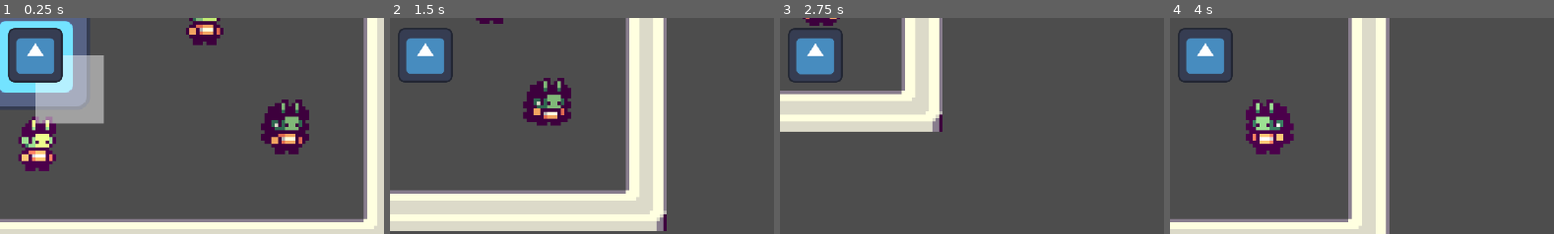
Above: before the commit, frames 1-4 (left to right).
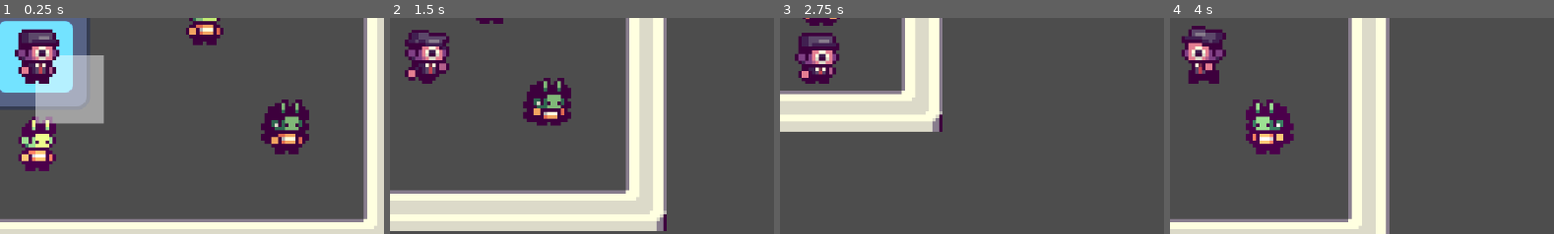
Above: after the commit, the same moments.

Repository: EEGAR1/summer-game-jam
Game: Godot game, scene res://scenes/main.tscn
The game is run twice, just before and just after one commit, with the same random seed, the same clock (stepped at 60 frames per second) and the same inputs. The engine's default icon, where the game draws it, is replaced by a stand-in: a white triangle on a blue panel in a dark square.
Inputs (mouse positions are % of the whole screen's width and height, from its top left):
- Up to frame 1 (0.25 s): no input
- Up to frame 2 (1.5 s): move the mouse to (33, 61) at 0.52 s; press the mouse at (33, 61) at 0.53 s; hold D (move_right) 0.53-1.28 s; move the mouse to (13, 39) at 1.27 s; release the mouse at (13, 39) at 1.28 s; hold S (move_down) from 1.28 s (still down); click (13, 39) at 1.35 s
- Up to frame 3 (2.75 s): move the mouse to (69, 29) at 2.02 s; release S (move_down) at 2.03 s; press the mouse at (69, 29) at 2.03 s; hold D (move_right) from 2.03 s (still down)
- Up to frame 4 (4 s): move the mouse to (3, 4) at 2.77 s; release D (move_right) at 2.78 s; release the mouse at (3, 4) at 2.78 s; hold W (move_up) 2.78-3.53 s; click (3, 4) at 2.85 s; move the mouse to (50, 64) at 3.52 s; press the mouse at (50, 64) at 3.53 s; hold A (move_left) from 3.53 s (still down)
The pictures show only the part of the screen within x 47-97%, y 42-92%; the shares and areas given below are measured in that part.

The runs differ from the first frame. In frame 1, 3.6% of the frame differs, in the area x 2-17%, y 4-31%; in frame 2, 2.9%; in frame 3, 2.9%; in frame 4, 3.0%.

Commit message:
Player animations

Diff:
--- /dev/null
+++ b/people/player.tres
@@ -0,0 +1,140 @@
+[gd_resource type="SpriteFrames" format=3 uid="uid://bphy573855qul"]
+
+[ext_resource type="Texture2D" uid="uid://cb00w1d74xjlu" path="res://people/player.png" id="1_may7x"]
+
+[sub_resource type="AtlasTexture" id="AtlasTexture_up78m"]
+atlas = ExtResource("1_may7x")
+region = Rect2(0, 34, 16, 17)
+
+[sub_resource type="AtlasTexture" id="AtlasTexture_26ebe"]
+atlas = ExtResource("1_may7x")
+region = Rect2(0, 17, 16, 17)
+
+[sub_resource type="AtlasTexture" id="AtlasTexture_8p10k"]
+atlas = ExtResource("1_may7x")
+region = Rect2(16, 17, 16, 17)
+
+[sub_resource type="AtlasTexture" id="AtlasTexture_hx02n"]
+atlas = ExtResource("1_may7x")
+region = Rect2(32, 17, 16, 17)
+
+[sub_resource type="AtlasTexture" id="AtlasTexture_aa22e"]
+atlas = ExtResource("1_may7x")
+region = Rect2(48, 17, 16, 17)
+
+[sub_resource type="AtlasTexture" id="AtlasTexture_phvy4"]
+atlas = ExtResource("1_may7x")
+region = Rect2(64, 17, 16, 17)
+
+[sub_resource type="AtlasTexture" id="AtlasTexture_hhdxg"]
+atlas = ExtResource("1_may7x")
+region = Rect2(80, 17, 16, 17)
+
+[sub_resource type="AtlasTexture" id="AtlasTexture_f6vlq"]
+atlas = ExtResource("1_may7x")
+region = Rect2(96, 17, 16, 17)
+
+[sub_resource type="AtlasTexture" id="AtlasTexture_vhq5a"]
+atlas = ExtResource("1_may7x")
+region = Rect2(112, 17, 16, 17)
+
+[sub_resource type="AtlasTexture" id="AtlasTexture_h7fy2"]
+atlas = ExtResource("1_may7x")
+region = Rect2(128, 17, 16, 17)
+
+[sub_resource type="AtlasTexture" id="AtlasTexture_5evp6"]
+atlas = ExtResource("1_may7x")
+region = Rect2(144, 17, 16, 17)
+
+[sub_resource type="AtlasTexture" id="AtlasTexture_i3157"]
+atlas = ExtResource("1_may7x")
+region = Rect2(160, 17, 16, 17)
+
+[sub_resource type="AtlasTexture" id="AtlasTexture_t8xpp"]
+atlas = ExtResource("1_may7x")
+region = Rect2(176, 17, 16, 17)
+
+[sub_resource type="AtlasTexture" id="AtlasTexture_jvqnk"]
+atlas = ExtResource("1_may7x")
+region = Rect2(0, 0, 16, 17)
+
+[sub_resource type="AtlasTexture" id="AtlasTexture_6q8ot"]
+atlas = ExtResource("1_may7x")
+region = Rect2(16, 0, 16, 17)
+
+[sub_resource type="AtlasTexture" id="AtlasTexture_sem5e"]
+atlas = ExtResource("1_may7x")
+region = Rect2(32, 0, 16, 17)
+
+[sub_resource type="AtlasTexture" id="AtlasTexture_q261c"]
+atlas = ExtResource("1_may7x")
+region = Rect2(48, 0, 16, 17)
+
+[resource]
+animations = [{
+"frames": [{
+"duration": 1.0,
+"texture": SubResource("AtlasTexture_up78m")
+}],
+"loop": true,
+"name": &"dead",
+"speed": 5.0
+}, {
+"frames": [{
+"duration": 1.0,
+"texture": SubResource("AtlasTexture_26ebe")
+}, {
+"duration": 1.0,
+"texture": SubResource("AtlasTexture_8p10k")
+}, {
+"duration": 1.0,
+"texture": SubResource("AtlasTexture_hx02n")
+}, {
+"duration": 1.0,
+"texture": SubResource("AtlasTexture_aa22e")
+}, {
+"duration": 1.0,
+"texture": SubResource("AtlasTexture_phvy4")
+}, {
+"duration": 1.0,
+"texture": SubResource("AtlasTexture_hhdxg")
+}, {
+"duration": 1.0,
+"texture": SubResource("AtlasTexture_f6vlq")
+}, {
+"duration": 1.0,
+"texture": SubResource("AtlasTexture_vhq5a")
+}, {
+"duration": 1.0,
+"texture": SubResource("AtlasTexture_h7fy2")
+}, {
+"duration": 1.0,
+"texture": SubResource("AtlasTexture_5evp6")
+}, {
+"duration": 1.0,
+"texture": SubResource("AtlasTexture_i3157")
+}, {
+"duration": 1.0,
+"texture": SubResource("AtlasTexture_t8xpp")
+}],
+"loop": true,
+"name": &"idle",
+"speed": 12.0
+}, {
+"frames": [{
+"duration": 1.0,
+"texture": SubResource("AtlasTexture_jvqnk")
+}, {
+"duration": 1.0,
+"texture": SubResource("AtlasTexture_6q8ot")
+}, {
+"duration": 1.0,
+"texture": SubResource("AtlasTexture_sem5e")
+}, {
+"duration": 1.0,
+"texture": SubResource("AtlasTexture_q261c")
+}],
+"loop": true,
+"name": &"run",
+"speed": 12.0
+}]
--- a/scenes/main.tscn
+++ b/scenes/main.tscn
@@ -9,6 +9,7 @@
 [ext_resource type="Script" uid="uid://cqn63i022vfcq" path="res://scripts/mouse.gd" id="5_tbgi4"]
 [ext_resource type="Script" uid="uid://cvrw3024dw4cg" path="res://scripts/idle_poi.gd" id="6_tefeu"]
 [ext_resource type="Script" uid="uid://def3uoeey2wqk" path="res://scripts/player.gd" id="7_o6xl0"]
+[ext_resource type="SpriteFrames" uid="uid://bphy573855qul" path="res://people/player.tres" id="10_choun"]
 
 [sub_resource type="NavigationPolygon" id="NavigationPolygon_lquwl"]
 vertices = PackedVector2Array(86, -26, 86, 38, -86, 38, -86, -26)
@@ -90,6 +91,6 @@
 [node name="CollisionShape2D" type="CollisionShape2D" parent="Player" unique_id=206966406]
 shape = SubResource("RectangleShape2D_o6xl0")
 
-[node name="Sprite2D" type="Sprite2D" parent="Player" unique_id=409184284]
-scale = Vector2(0.125, 0.125)
-texture = ExtResource("2_jyhfs")
+[node name="Sprite2D" type="AnimatedSprite2D" parent="Player" unique_id=499369816]
+sprite_frames = ExtResource("10_choun")
+animation = &"idle"
--- a/scripts/player.gd
+++ b/scripts/player.gd
@@ -1,10 +1,21 @@
 extends CharacterBody2D
+
+@onready var sprite_2d: AnimatedSprite2D = $Sprite2D
 
 @export var speed := 50.0
 @export var handling := 20.0
 
 func _ready() -> void:
 	Globals.player = self
+
+var dead := false
+func _process(delta: float) -> void:
+	sprite_2d.play(sprite_2d.animation)
+	if dead:
+		sprite_2d.play("dead")
+	else:
+		sprite_2d.animation = "idle" if velocity.length() < 10 else "run"
+		if velocity.x != 0:	sprite_2d.flip_h = velocity.x < 0
 
 func _physics_process(delta: float) -> void:
 	var target := Vector2(Input.get_axis("move_left", "move_right"), Input.get_axis("move_up", "move_down"))
